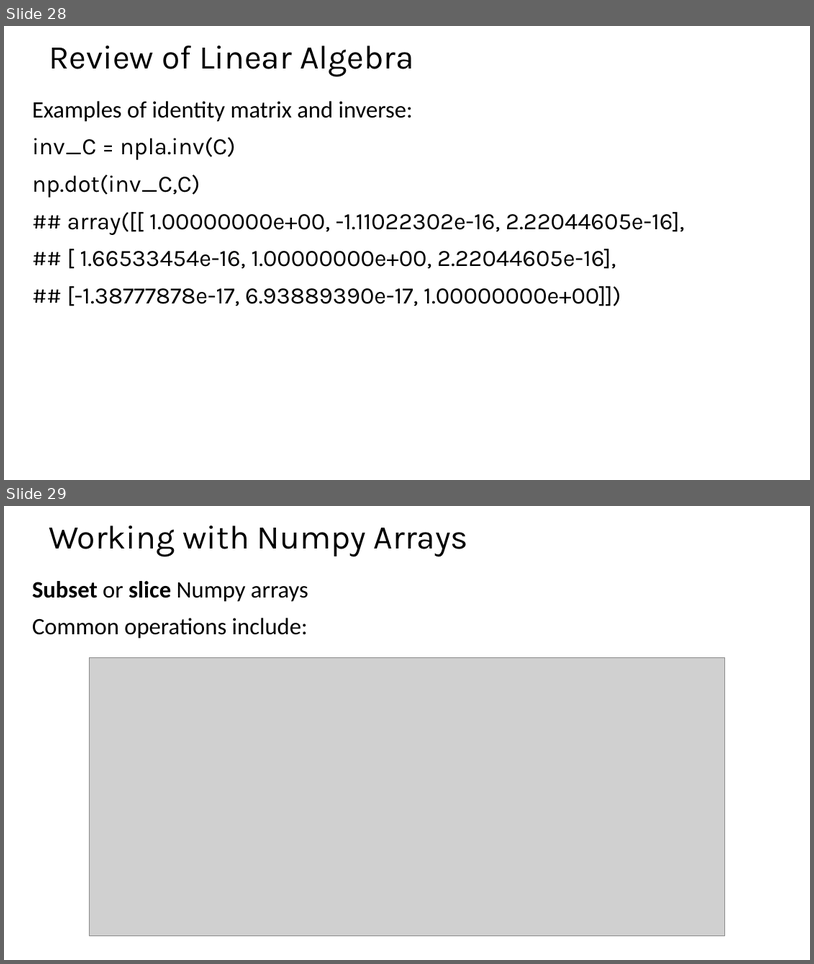
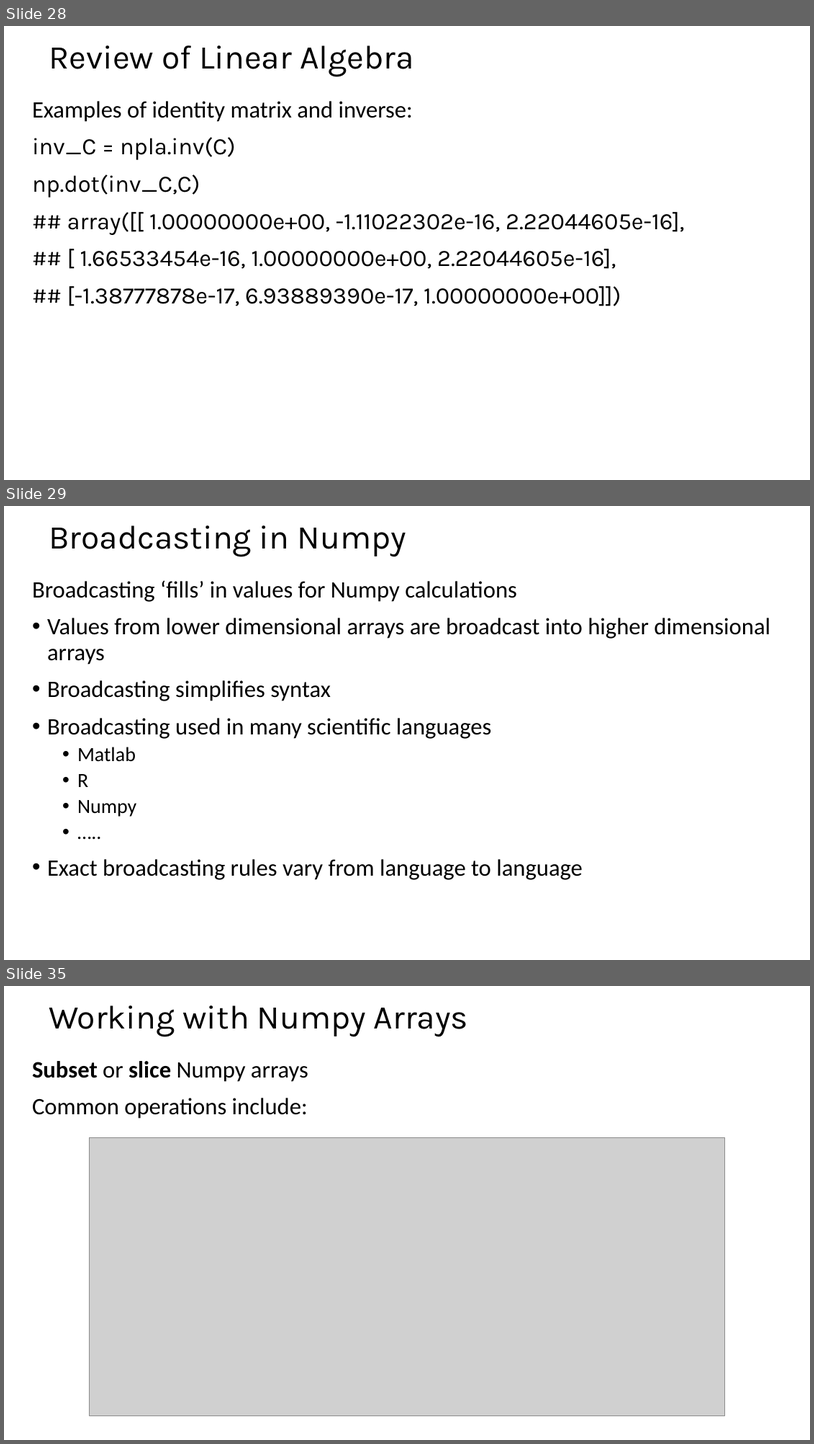
Before and after one commit to StephenElston/CSCI-E25, a slide deck: SuplementaryMaterial/ReviewOfLinearAlgebra.pptx. Shown one above the other, each under a label of ours: slides 28 and 29 before the commit, slides 28, 29 and 35 after it; the slides between them are not shown. The pictures are 814x964 and 814x1444 pixels, drawn with LibreOffice and Linux fonts; fonts in the diff are those of the drawing; grey boxes stand for pictures. Boxes give left, top, right and bottom in pixels: in the first picture for what was removed or moved away, otherwise in the second. Text is boxed around its words. In the diff, an @@ line names an element or a change of style, - is before the commit and + after.

```diff
--- a/SuplementaryMaterial/ReviewOfLinearAlgebra.pptx
+++ b/SuplementaryMaterial/ReviewOfLinearAlgebra.pptx
@@ slide 29 added at (4,506,810,960), background #FFFFFF @@
@@ title added at (49,525,406,556), 39.6 pt, text #000000 @@
+Broadcasting in Numpy
@@ text added at (32,580,771,880), 28 pt, text #000000 @@
+Broadcasting ‘fills’ in values for Numpy calculations
+• Values from lower dimensional arrays are broadcast into higher dimensional arrays
+• Broadcasting simplifies syntax
+• Broadcasting used in many scientific languages
+  • Matlab
+  • R
+  • Numpy
+  • …..
+• Exact broadcasting rules vary from language to language
@@ what was slide 29 is now slide 35 @@
```
Also in this commit, not shown: 5 slides changed, 5 other slides added, 1 slide removed.
